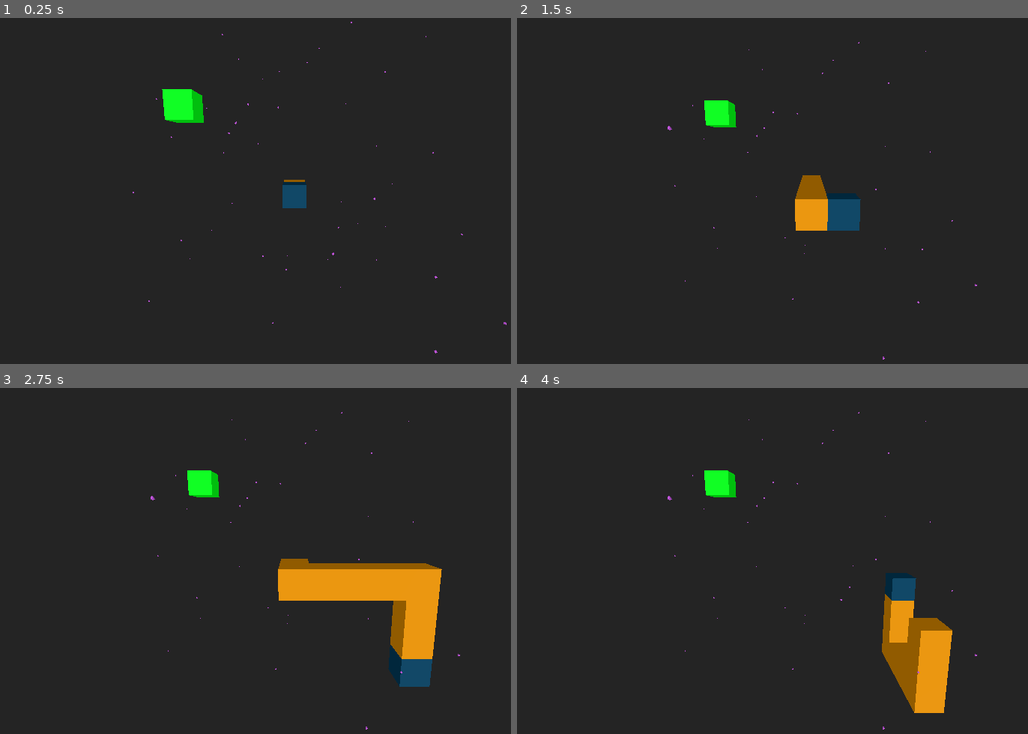
Above: before the commit, frames 1-4 (two rows, left to right).
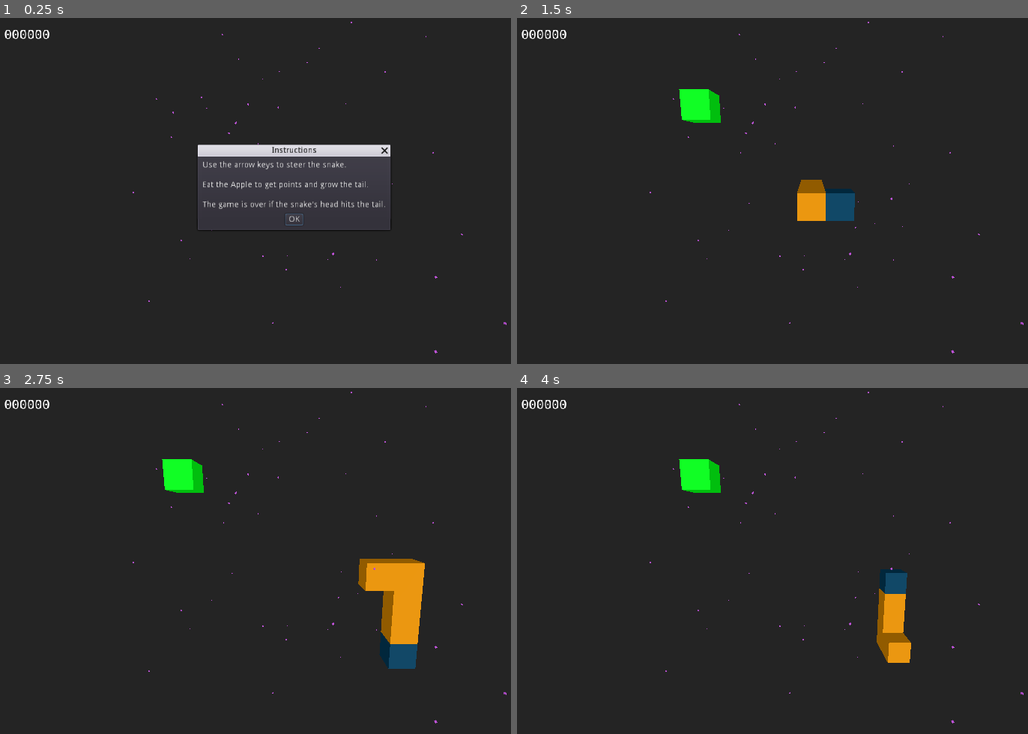
Above: after the commit, the same moments.

Repository: andrew-wilkes/3dsnake
Game: Godot game, scene res://Main.tscn
The game is run twice, just before and just after one commit, with the same random seed, the same clock (stepped at 60 frames per second) and the same inputs.
Inputs (mouse positions are in pixels of both pictures, inside the frame that each line leads up to):
- Up to frame 1 (0.25 s): no input
- Up to frame 2 (1.5 s): click (813, 218) at 0.5 s, where only the run after the commit has a clickable "OK"; tap Enter at 1.25 s; hold Right from 1.28 s (still down)
- Up to frame 3 (2.75 s): release Right at 2.03 s; hold Down from 2.03 s (still down)
- Up to frame 4 (4 s): release Down at 2.78 s; hold Right 2.78-3.53 s; hold Up from 3.53 s (still down)

The runs differ from the first frame. In frame 1, 8.3% of the frame differs, in the area x 0-77%, y 3-62%; in frame 2, 1.9%; in frame 3, 5.8%; in frame 4, 4.6%.

Commit message:
Add score and popups for start and game over

Diff:
--- /dev/null
+++ b/IO.gd
@@ -0,0 +1,28 @@
+extends Control
+
+signal start_game
+signal exit_game
+
+func _ready():
+	$Start.popup_centered()
+	$GameOver.get_cancel().connect("pressed", self, "quit")
+
+
+func _on_Start_confirmed():
+	emit_signal("start_game")
+
+
+func _on_GameOver_confirmed():
+	emit_signal("start_game")
+
+
+func quit():
+	emit_signal("exit_game")
+
+
+func set_score(value):
+	$Score.bbcode_text = "%06d" % value
+
+
+func game_over():
+	$GameOver.popup_centered()
--- /dev/null
+++ b/IO.tscn
@@ -0,0 +1,47 @@
+[gd_scene load_steps=4 format=2]
+
+[ext_resource path="res://Assets/Bitstream Vera Sans Mono Roman.ttf" type="DynamicFontData" id=1]
+[ext_resource path="res://IO.gd" type="Script" id=2]
+
+[sub_resource type="DynamicFont" id=1]
+size = 22
+font_data = ExtResource( 1 )
+
+[node name="IO" type="Control"]
+margin_right = 40.0
+margin_bottom = 40.0
+script = ExtResource( 2 )
+__meta__ = {
+"_edit_use_anchors_": false
+}
+
+[node name="Start" type="AcceptDialog" parent="."]
+margin_right = 329.0
+margin_bottom = 126.0
+window_title = "Instructions"
+dialog_text = "Use the arrow keys to steer the snake.
+
+Eat the Apple to get points and grow the tail.
+
+The game is over if the snake's head hits the tail."
+
+[node name="GameOver" type="ConfirmationDialog" parent="."]
+margin_right = 200.0
+margin_bottom = 70.0
+window_title = "GAME OVER"
+dialog_text = "Play again?"
+
+[node name="Score" type="RichTextLabel" parent="."]
+margin_left = 16.0
+margin_top = 15.0
+margin_right = 123.0
+margin_bottom = 47.0
+custom_fonts/normal_font = SubResource( 1 )
+bbcode_enabled = true
+bbcode_text = "000000"
+text = "000000"
+__meta__ = {
+"_edit_use_anchors_": false
+}
+[connection signal="confirmed" from="Start" to="." method="_on_Start_confirmed"]
+[connection signal="confirmed" from="GameOver" to="." method="_on_GameOver_confirmed"]
--- a/Main.gd
+++ b/Main.gd
@@ -2,11 +2,11 @@
 
 const MAX_OFFSET = 8
 const STEP_SIZE = 2
+const START_TAIL_LENGTH = 4
+const SCORE_INCREMENT = 950
 
-var tail_segments_to_add = 8
-
-func _ready():
-	set_apple_position()
+var tail_segments_to_add: int
+var score = 0
 
 
 func _on_StepTimer_timeout():
@@ -47,11 +47,14 @@
 					$Snake.up()
 				KEY_DOWN:
 					$Snake.down()
+				KEY_ESCAPE:
+					get_tree().quit()
 		$Snake.set_displacement()
 
 
 func _on_Snake_hit_tail():
-	print("Hit tail")
+	$StepTimer.stop()
+	$IO.game_over()
 
 
 func set_apple_position():
@@ -60,4 +63,21 @@
 
 func _on_Apple_ate_apple():
 	tail_segments_to_add = 1
+	score += SCORE_INCREMENT
+	$IO.set_score(score)
 	set_apple_position()
+
+
+func _on_IO_start_game():
+	# Reset the score and chop off the tail to start a new game
+	$IO.set_score(0)
+	score = 0
+	for tail_segment in $Snake/Tail.get_children():
+		tail_segment.queue_free()
+	tail_segments_to_add = START_TAIL_LENGTH
+	set_apple_position()
+	$StepTimer.start()
+
+
+func _on_IO_exit_game():
+	get_tree().quit()
--- a/Main.tscn
+++ b/Main.tscn
@@ -1,10 +1,11 @@
-[gd_scene load_steps=6 format=2]
+[gd_scene load_steps=7 format=2]
 
 [ext_resource path="res://Main.gd" type="Script" id=1]
 [ext_resource path="res://Head.tscn" type="PackedScene" id=2]
 [ext_resource path="res://Dust.tscn" type="PackedScene" id=3]
 [ext_resource path="res://Apple.tscn" type="PackedScene" id=4]
 [ext_resource path="res://Snake.gd" type="Script" id=5]
+[ext_resource path="res://IO.tscn" type="PackedScene" id=6]
 
 [node name="Main" type="Spatial"]
 script = ExtResource( 1 )
@@ -32,7 +33,12 @@
 
 [node name="StepTimer" type="Timer" parent="."]
 wait_time = 0.2
-autostart = true
+
+[node name="IO" parent="." instance=ExtResource( 6 )]
+margin_right = 105.0
+margin_bottom = 57.0
 [connection signal="hit_tail" from="Snake" to="." method="_on_Snake_hit_tail"]
 [connection signal="ate_apple" from="Apple" to="." method="_on_Apple_ate_apple"]
 [connection signal="timeout" from="StepTimer" to="." method="_on_StepTimer_timeout"]
+[connection signal="exit_game" from="IO" to="." method="_on_IO_exit_game"]
+[connection signal="start_game" from="IO" to="." method="_on_IO_start_game"]
Binary file added: Assets/Bitstream Vera Sans Mono Roman.ttf
